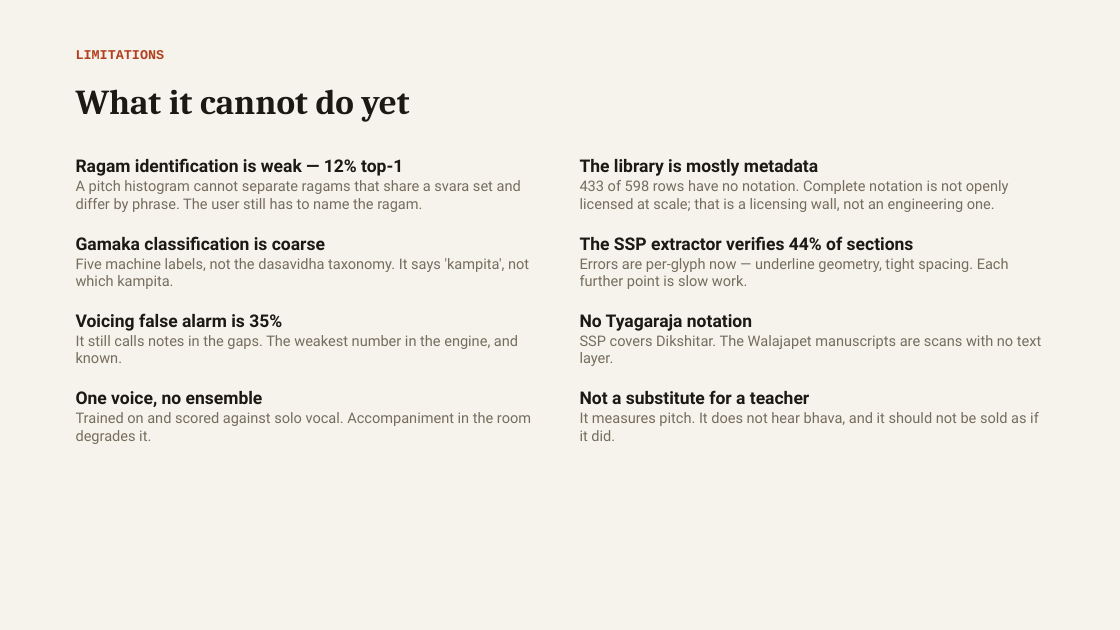
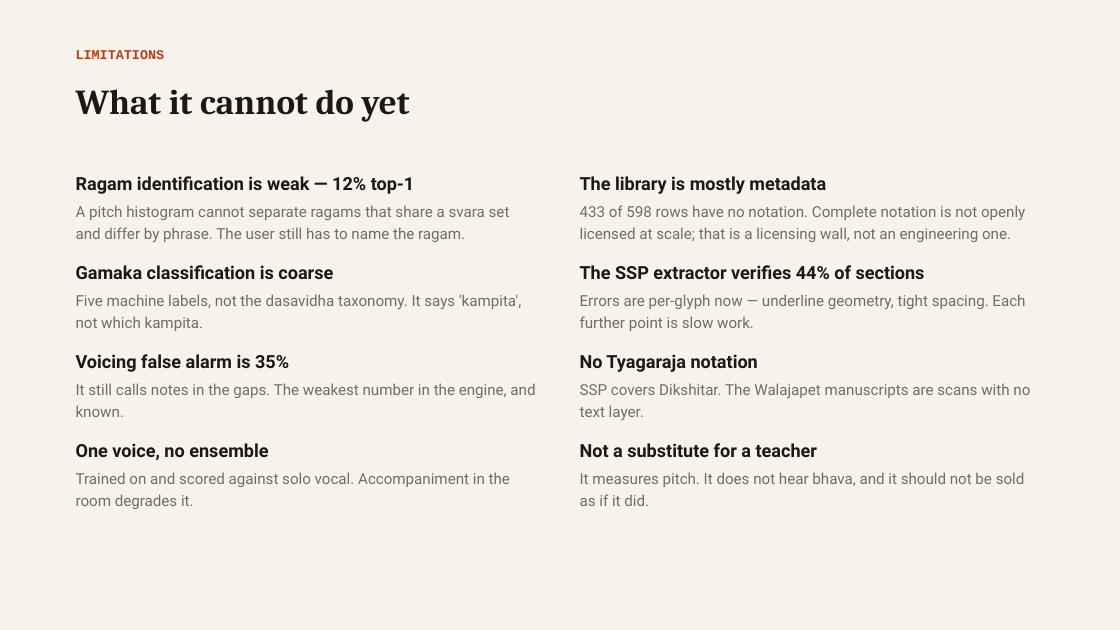
Before and after one commit to vinoth4v/sruthiscribe, a slide deck: slide 8 of SruthiScribe-pitch.pptx. Drawn at 1120x630 pixels with LibreOffice and Linux fonts; fonts in the diff are those of the drawing. Boxes give left, top, right and bottom in pixels: in the first picture for what was removed or moved away, otherwise in the second. Text is boxed around its words. In the diff, an @@ line names an element or a change of style, - is before the commit and + after.

```diff
--- a/SruthiScribe-pitch.pptx
+++ b/SruthiScribe-pitch.pptx
@@ text "Ragam identification is weak — ...": place and size @@
-text "Ragam identification is weak — ..." at [76, 158, 403, 176]
+text "Ragam identification is weak — ..." at [76, 176, 415, 194]
@@ text "The library is mostly metadata": place and size @@
-text "The library is mostly metadata" at [580, 159, 818, 176]
+text "The library is mostly metadata" at [580, 176, 826, 194]
@@ text "A pitch histogram cannot separate ...": place and size @@
-text "A pitch histogram cannot separate ..." at [76, 180, 521, 212]
+text "A pitch histogram cannot separate ..." at [76, 205, 510, 242]
@@ text "433 of 598 rows have ...": place and size @@
-text "433 of 598 rows have ..." at [580, 180, 1009, 212]
+text "433 of 598 rows have ..." at [580, 205, 1025, 242]
@@ text "Gamaka classification is coarse": place and size @@
-text "Gamaka classification is coarse" at [76, 236, 325, 250]
+text "Gamaka classification is coarse" at [76, 265, 333, 279]
@@ text "The SSP extractor verifies 44% ...": place and size @@
-text "The SSP extractor verifies 44% ..." at [580, 236, 914, 250]
+text "The SSP extractor verifies 44% ..." at [580, 265, 925, 279]
@@ text "Five machine labels, not the ...": place and size @@
-text "Five machine labels, not the ..." at [76, 258, 529, 289]
+text "Five machine labels, not the ..." at [76, 294, 521, 331]
@@ text "Errors are per-glyph now — ...": place and size @@
-text "Errors are per-glyph now — ..." at [580, 258, 1009, 289]
+text "Errors are per-glyph now — ..." at [580, 294, 1025, 331]
@@ text "Voicing false alarm is 35%": place and size @@
-text "Voicing false alarm is 35%" at [76, 313, 282, 331]
+text "Voicing false alarm is 35%" at [76, 354, 289, 372]
@@ text "No Tyagaraja notation": place and size @@
-text "No Tyagaraja notation" at [580, 314, 752, 331]
+text "No Tyagaraja notation" at [580, 354, 758, 372]
@@ text "It still calls notes in ...": place and size @@
-text "It still calls notes in ..." at [76, 335, 518, 363]
+text "It still calls notes in ..." at [76, 383, 535, 417]
@@ text "SSP covers Dikshitar. The Walajapet ...": place and size @@
-text "SSP covers Dikshitar. The Walajapet ..." at [580, 335, 1041, 366]
+text "SSP covers Dikshitar. The Walajapet ..." at [580, 383, 1030, 420]
@@ text "One voice, no ensemble": place and size @@
-text "One voice, no ensemble" at [76, 391, 263, 407]
+text "One voice, no ensemble" at [76, 443, 268, 460]
@@ size 15 to 15.5 pt in 8 elements at [76, 176, 415, 194], [580, 176, 826, 194], [76, 265, 333, 279], [580, 265, 925, 279], [76, 354, 289, 372], [580, 354, 758, 372], [76, 443, 268, 460], [580, 443, 817, 457] @@
@@ text "Not a substitute for a ...": place and size @@
-text "Not a substitute for a ..." at [580, 390, 809, 404]
+text "Not a substitute for a ..." at [580, 443, 817, 457]
@@ size 12.5 to 13 pt; line spacing 1 to 1.25 in 8 elements at [76, 205, 510, 242], [580, 205, 1025, 242], [76, 294, 521, 331], [580, 294, 1025, 331], [76, 383, 535, 417], [580, 383, 1030, 420], [580, 472, 1025, 506], [76, 472, 510, 509] @@
@@ text "Trained on and scored against ...": place and size @@
-text "Trained on and scored against ..." at [76, 412, 531, 444]
+text "Trained on and scored against ..." at [76, 472, 510, 509]
@@ text "It measures pitch. It does ...": place and size @@
-text "It measures pitch. It does ..." at [580, 412, 1039, 441]
+text "It measures pitch. It does ..." at [580, 472, 1025, 506]
```
Also in this commit, not shown: 8 other slides changed, 6 other files.
